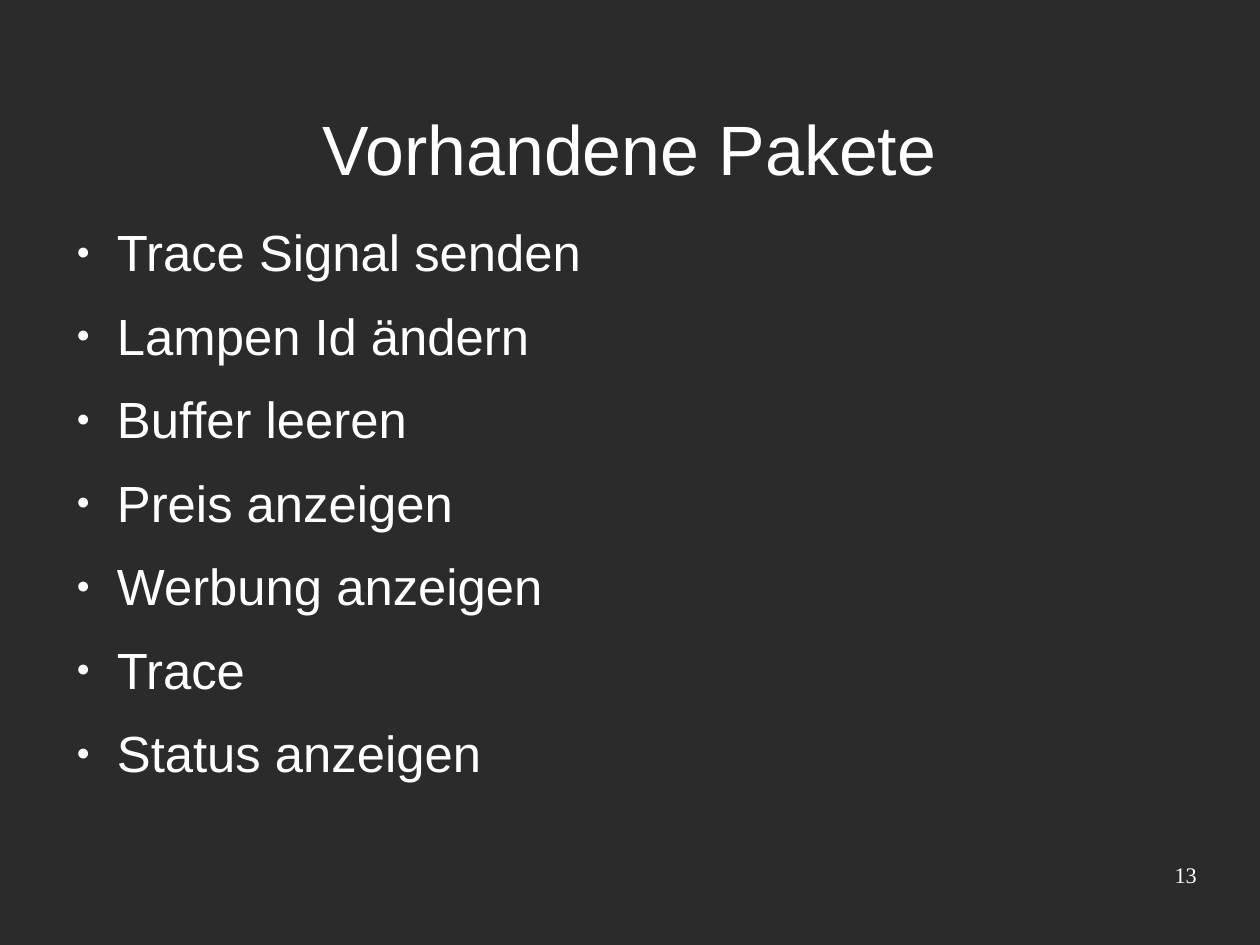
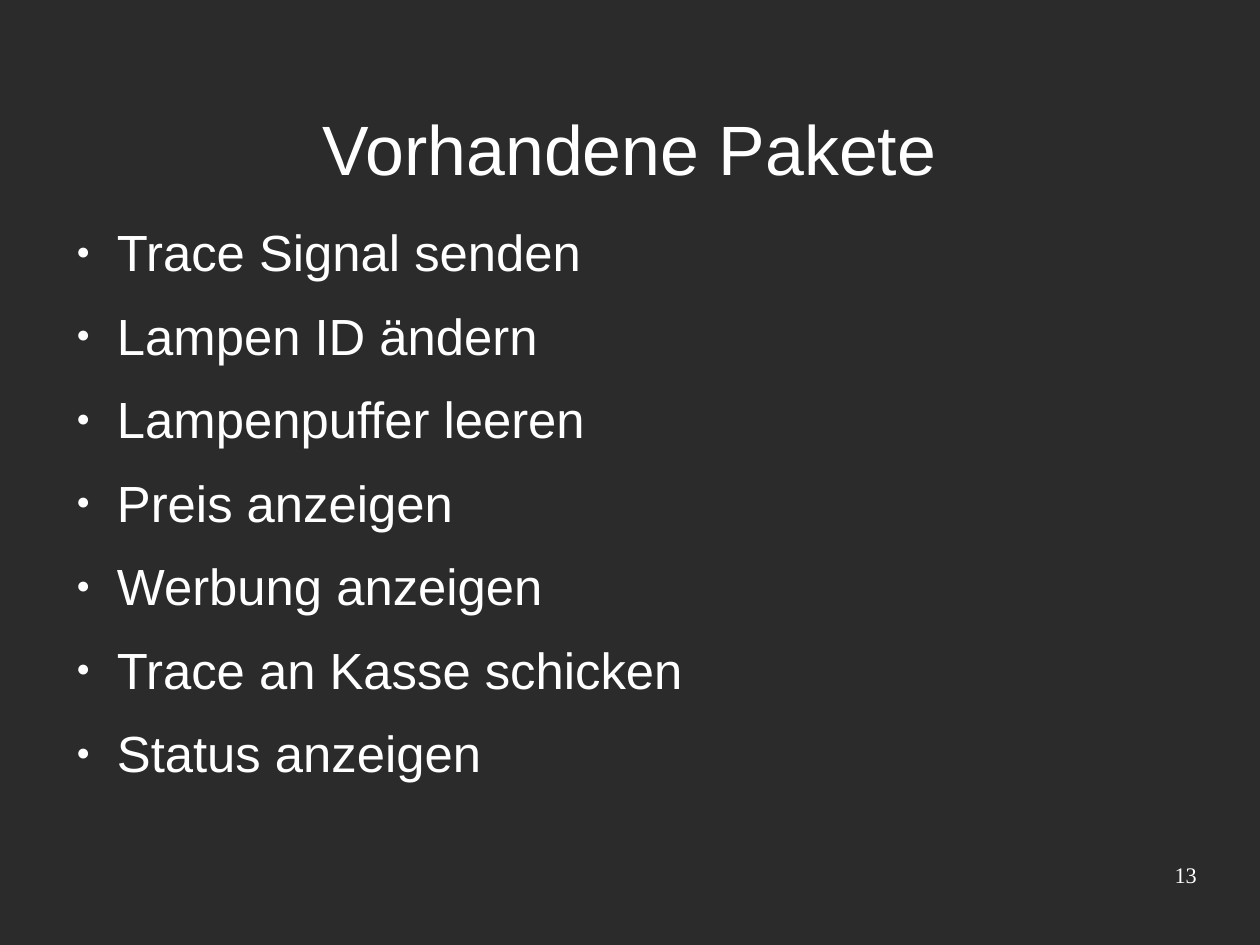
Before and after one commit to Niondir/rika-led, a slide deck: slide 13 of präsentation 3/part 1/präsentation31.odp. Drawn at 1260x945 pixels with LibreOffice and Linux fonts; fonts in the diff are those of the drawing; background and template pictures are left out; a plain dark background stands for a picture behind light text. Boxes give left, top, right and bottom in pixels: in the first picture for what was removed or moved away, otherwise in the second. Text is boxed around its words. In the diff, an @@ line names an element or a change of style, - is before the commit and + after.

```diff
--- a/präsentation 3/part 1/präsentation31.odp
+++ b/präsentation 3/part 1/präsentation31.odp
@@ text at (x1=117, y1=318, x2=585, y2=449): text changed @@
-● Lampen Id ändern
-● Buffer leeren
+● Lampen ID ändern
+● Lampenpuffer leeren
@@ text at (x1=117, y1=652, x2=683, y2=690): text changed @@
-● Trace
+● Trace an Kasse schicken
```
Also in this commit, not shown: 7 other slides changed, 1 slide added, 1 slide removed.
